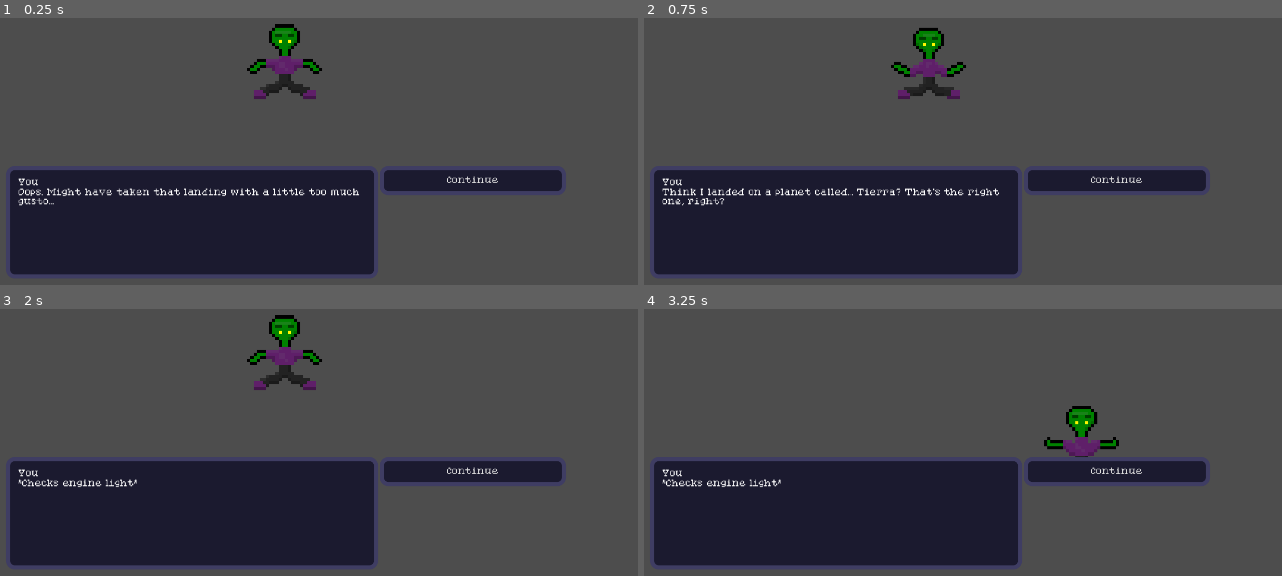
Above: before the commit, frames 1-4 (two rows, left to right).
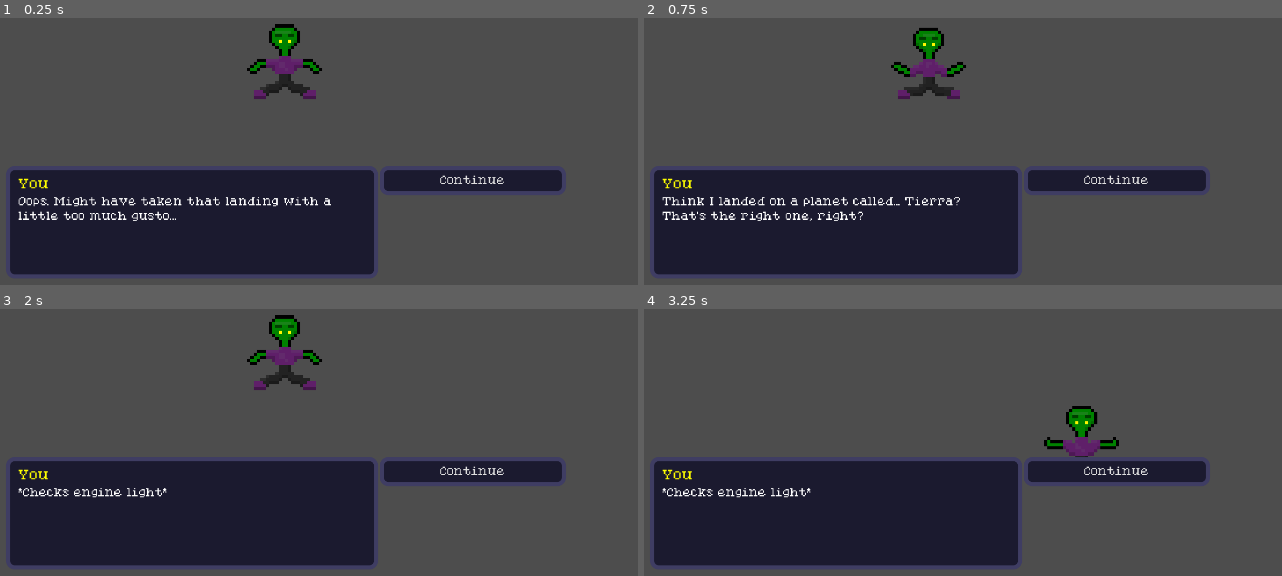
Above: after the commit, the same moments.

Repository: shadraps/language-game
Game: Godot game, scene res://scenes/levels/game_intro.tscn
Same seed, same stepped clock (60 frames per second), same inputs: the game is played once before the commit and once after it.
Inputs:
- Up to frame 1 (0.25 s): no input
- Up to frame 2 (0.75 s): click "Continue" at 0.5 s
- Up to frame 3 (2 s): click "Continue" at 1.25 s
- Up to frame 4 (3.25 s): tap Enter (ui_accept) at 2, 2.27, 3.02 s; hold D (right) 2.03-2.78 s; hold E (interact) 2.03-2.78 s; hold Down (down) from 2.78 s (still down); tap E (interact) at 2.85 s

The runs differ from the first frame. In frame 1, 2.1% of the frame differs, in the area x 2-79%, y 58-77%; in frame 2, 2.2%; in frame 3, 0.9%; in frame 4, 0.9%.

Commit message:
add coloring to English translations

Diff:
--- a/language-game/dialog/game_intro.json
+++ b/language-game/dialog/game_intro.json
@@ -92,7 +92,7 @@
 		"responses": {
 			"Continue": {
 				"speaker": "Strange Old Man",
-				"message": "¡Muajajajá! ¡Mi plan para **open** un restaurante de **chicken** está **going** a la perfección!",
+				"message": "¡Muajajajá! ¡Mi plan para [color=red]open[/color] un restaurante de [color=red]chicken[/color] está [color=red]going[/color] a la perfección!",
 				"jump": [],
 				"responses": {
 					"What's happening?!": {
@@ -102,7 +102,7 @@
 						"responses": {
 							"Continue": {
 								"speaker": "Strange Old Man",
-								"message": "**I have** muchos nombres, pero tú… ¡puedes **call me** el Viejo Mago Chiflado!",
+								"message": "[color=red]I have[/color] muchos nombres, pero tú… ¡puedes [color=red]call me[/color] el Viejo Mago Chiflado!",
 								"jump": [],
 								"responses": {
 									"Continue": {
@@ -128,27 +128,27 @@
 	},
 	"Townspeople's Cries": {
 		"speaker": "Young Man",
-		"message": "¡Ay, no! ¡Me **became** en un nugget de **chicken**!",
+		"message": "¡Ay, no! ¡Me [color=red]became[/color] en un nugget de [color=red]chicken[/color]!",
 		"jump": [],
 		"responses": {
 			"Continue": {
 				"speaker": "Old Lady",
-				"message": "¿Cómo me **could** pasar esto?",
+				"message": "¿Cómo me [color=red]could[/color] pasar esto?",
 				"jump": [],
 				"responses": {
 					"Continue": {
 						"speaker": "Young Mom",
-						"message": "¿Y **now** qué voy a **do**? ¡Todo se **ended**!",
+						"message": "¿Y [color=red]now[/color] qué voy a [color=red]do[/color]? ¡Todo se [color=red]ended[/color]!",
 						"jump": [],
 						"responses": {
 							"Continue": {
 								"speaker": "Little Girl",
-								"message": "Me **wonder** si **there'll be** algún **alien** cerca que sea **immune** al Chickenator 5000 y pueda **help us**...",
+								"message": "Me [color=red]wonder[/color] si [color=red]there'll be[/color] algún [color=red]alien[/color] cerca que sea [color=red]immune[/color] al Chickenator 5000 y pueda [color=red]help us[/color]...",
 								"jump": [],
 								"responses": {
 									"Continue": {
 										"speaker": "Little Boy",
-										"message": "¡**If only** hubiera un **alien** por aquí **right now**, en un momento tan **convenient**!",
+										"message": "¡[color=red]If only[/color] hubiera un [color=red]alien[/color] por aquí [color=red]right now[/color], en un momento tan [color=red]convenient[/color]!",
 										"jump": ["Post-Disaster Monologue"],
 										"responses": {}
 									}
--- a/language-game/nodes/dialog/dialog_player.tscn
+++ b/language-game/nodes/dialog/dialog_player.tscn
@@ -2,6 +2,8 @@
 
 [ext_resource type="Script" uid="uid://bhl2nir6mr22y" path="res://scripts/dialog/dialog_player.gd" id="1_pkfvy"]
 [ext_resource type="Theme" uid="uid://dosbj14bvn6jl" path="res://resources/themes/main.tres" id="2_ftycp"]
+
+[sub_resource type="Theme" id="Theme_3se44"]
 
 [node name="DialogPlayer" type="CanvasLayer" unique_id=1797860898]
 script = ExtResource("1_pkfvy")
@@ -33,21 +35,21 @@
 layout_mode = 2
 size_flags_horizontal = 3
 size_flags_vertical = 0
+theme = ExtResource("2_ftycp")
 
 [node name="Speaker" type="Label" parent="HBoxContainer/PanelContainer/MarginContainer/ScrollContainer/VBoxContainer" unique_id=421611533]
 layout_mode = 2
 theme = ExtResource("2_ftycp")
+theme_override_colors/font_color = Color(1, 1, 0, 1)
+theme_override_font_sizes/font_size = 30
 text = "You:"
 
-[node name="Dialog" type="Label" parent="HBoxContainer/PanelContainer/MarginContainer/ScrollContainer/VBoxContainer" unique_id=1267218360]
-process_mode = 3
-custom_minimum_size = Vector2(5, 5)
+[node name="Dialog" type="RichTextLabel" parent="HBoxContainer/PanelContainer/MarginContainer/ScrollContainer/VBoxContainer" unique_id=1709950768]
 layout_mode = 2
-size_flags_horizontal = 3
-size_flags_vertical = 1
-theme = ExtResource("2_ftycp")
-text = "Lorem ipsum dolor sit amet lorem ipsum dolor sit amet lorem ipsum dolor sit amet"
-autowrap_mode = 2
+theme = SubResource("Theme_3se44")
+bbcode_enabled = true
+text = "Lorem ipsum dolor sit amet lorem [color=red]ipsum[/color] dolor sit amet lorem ipsum dolor sit amet"
+fit_content = true
 
 [node name="ScrollContainer" type="ScrollContainer" parent="HBoxContainer" unique_id=248544277]
 propagate_maximum_size = true
--- a/language-game/resources/themes/main.tres
+++ b/language-game/resources/themes/main.tres
@@ -52,7 +52,7 @@
 
 [resource]
 /colors/background_color = Color(0.298062, 0.14902258, 0.43617344, 1)
-Button/font_sizes/font_size = 20
+Button/font_sizes/font_size = 25
 Button/fonts/font = ExtResource("1_lhqq7")
 Button/styles/hover = SubResource("StyleBoxFlat_whpug")
 Button/styles/normal = ExtResource("2_lhqq7")
@@ -60,12 +60,12 @@
 Label/colors/font_color = Color(1, 1, 1, 1)
 Label/colors/font_outline_color = Color(0, 0, 0, 1)
 Label/colors/font_shadow_color = Color(0, 0, 0, 0)
-Label/constants/line_spacing = 3
+Label/constants/line_spacing = 12
 Label/constants/outline_size = 0
 Label/constants/shadow_offset_x = 1
 Label/constants/shadow_offset_y = 1
 Label/constants/shadow_outline_size = 1
-Label/font_sizes/font_size = 20
+Label/font_sizes/font_size = 25
 Label/fonts/font = ExtResource("1_lhqq7")
 Label/styles/focus = SubResource("StyleBoxFlat_8ar6a")
 Label/styles/normal = SubResource("StyleBoxEmpty_a70tl")
@@ -74,4 +74,8 @@
 MarginContainer/constants/margin_right = 20
 MarginContainer/constants/margin_top = 20
 PanelContainer/styles/panel = ExtResource("2_lhqq7")
-VBoxContainer/constants/separation = 5
+RichTextLabel/constants/line_separation = 12
+RichTextLabel/constants/paragraph_separation = 16
+RichTextLabel/font_sizes/normal_font_size = 25
+RichTextLabel/fonts/normal_font = ExtResource("1_lhqq7")
+VBoxContainer/constants/separation = 16
--- a/language-game/scripts/dialog/dialog_player.gd
+++ b/language-game/scripts/dialog/dialog_player.gd
@@ -5,7 +5,7 @@
 
 @onready var container: Container = $HBoxContainer
 @onready var speaker: Label = $HBoxContainer/PanelContainer/MarginContainer/ScrollContainer/VBoxContainer/Speaker
-@onready var dialog: Label = $HBoxContainer/PanelContainer/MarginContainer/ScrollContainer/VBoxContainer/Dialog
+@onready var dialog: RichTextLabel = $HBoxContainer/PanelContainer/MarginContainer/ScrollContainer/VBoxContainer/Dialog
 
 @onready var options_container: VBoxContainer = $HBoxContainer/ScrollContainer/OptionsContainer
 @onready var sample_button: Button = $HBoxContainer/ScrollContainer/OptionsContainer/SampleButton
